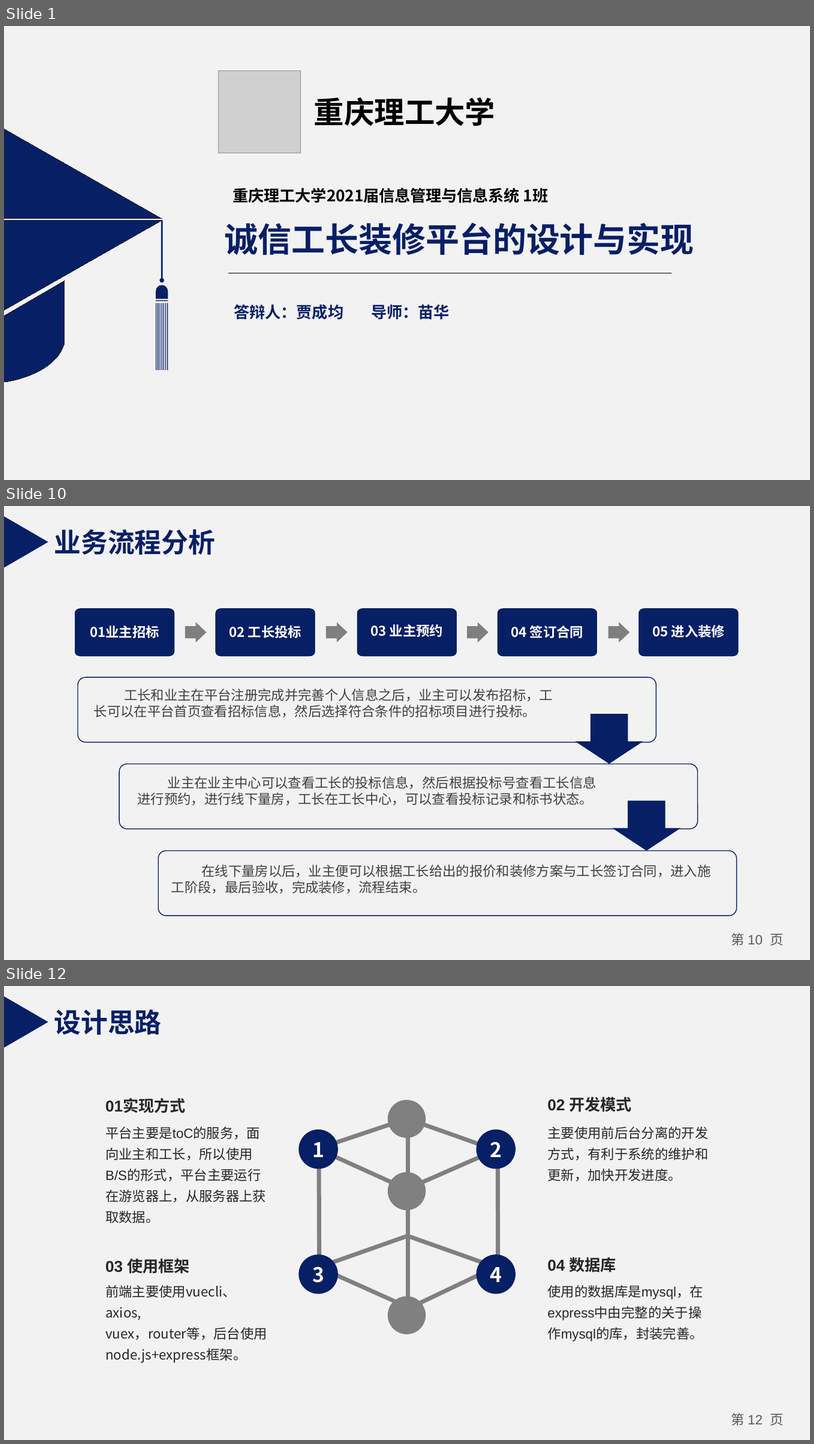
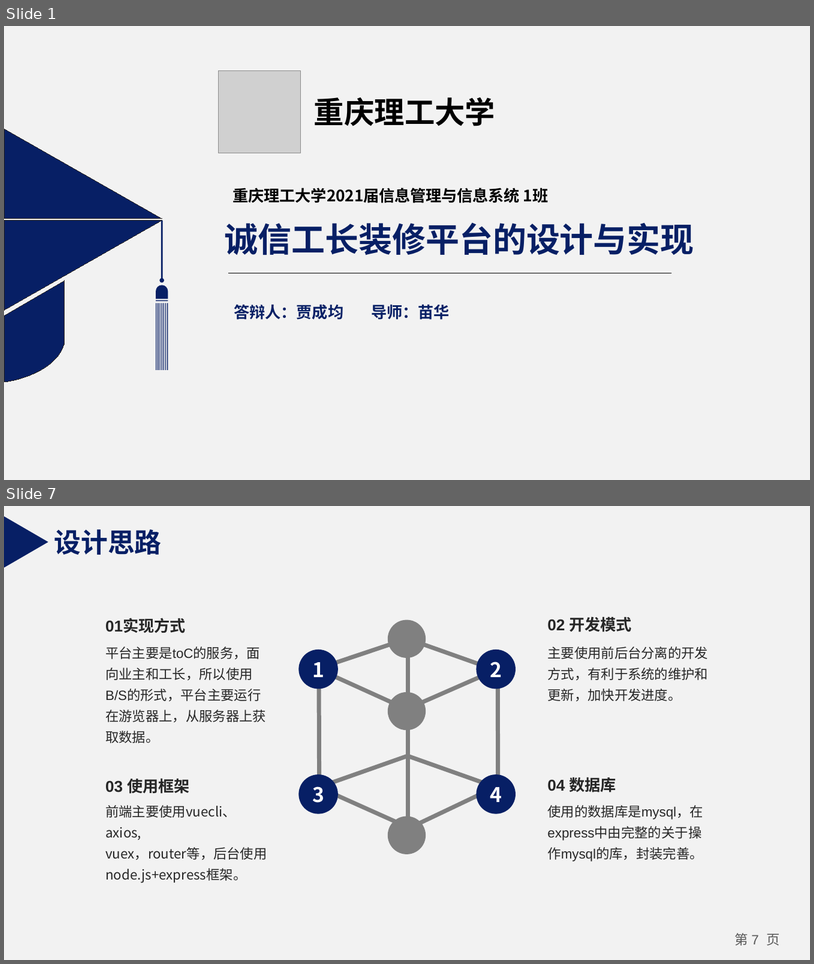
Before and after one commit to 19802358620/Course, a slide deck: 演示ppt/诚信工长装修平台的设计与实现.pptx. Shown one above the other, each under a label of ours: slides 1, 10 and 12 before the commit, slides 1 and 7 after it; the slides between them are not shown. The pictures are 814x1444 and 814x964 pixels, drawn with LibreOffice and Linux fonts; fonts in the diff are those of the drawing; grey boxes stand for pictures. Boxes give left, top, right and bottom in pixels: in the first picture for what was removed or moved away, otherwise in the second. Text is boxed around its words. In the diff, an @@ line names an element or a change of style, - is before the commit and + after.

```diff
--- a/演示ppt/诚信工长装修平台的设计与实现.pptx
+++ b/演示ppt/诚信工长装修平台的设计与实现.pptx
@@ slide 10 removed at [4,506,810,960], background #F2F2F2; not listed: 1 template element that a slide beside it also shows @@
@@ triangle removed at [4,516,48,568] @@
@@ text removed at [54,529,215,555] @@
-业务流程分析
@@ group removed at [74,607,740,657]: 9 freeform shapes, 5 texts @@
-01业主招标
-02 工长投标
-03 业主预约
-04 签订合同
-05 进入装修
@@ rounded rectangle removed at [78,677,657,742] @@
@@ text removed at [94,688,553,717] @@
-工长和业主在平台注册完成并完善个人信息之后，业主可以发布招标，工长可以在平台首页查看招标信息，然后选择符合条件的招标项目进行投标。
@@ freeform shape removed at [576,714,644,764] @@
@@ rounded rectangle removed at [120,764,698,828] @@
@@ text removed at [137,776,597,805] @@
-业主在业主中心可以查看工长的投标信息，然后根据投标号查看工长信息进行预约，进行线下量房，工长在工长中心，可以查看投标记录和标书状态。
@@ freeform shape removed at [613,801,681,851] @@
@@ rounded rectangle removed at [158,850,737,915] @@
@@ text removed at [171,864,711,893] @@
-在线下量房以后，业主便可以根据工长给出的报价和装修方案与工长签订合同，进入施工阶段，最后验收，完成装修，流程结束。
@@ what was slide 12 is now slide 7 @@
@@ page number at [735,933,780,945]: text changed @@
-第 12 页
+第 7 页
```
Also in this commit, not shown: 5 slides changed, 1 slide added, 5 other slides removed, 33 other files.
